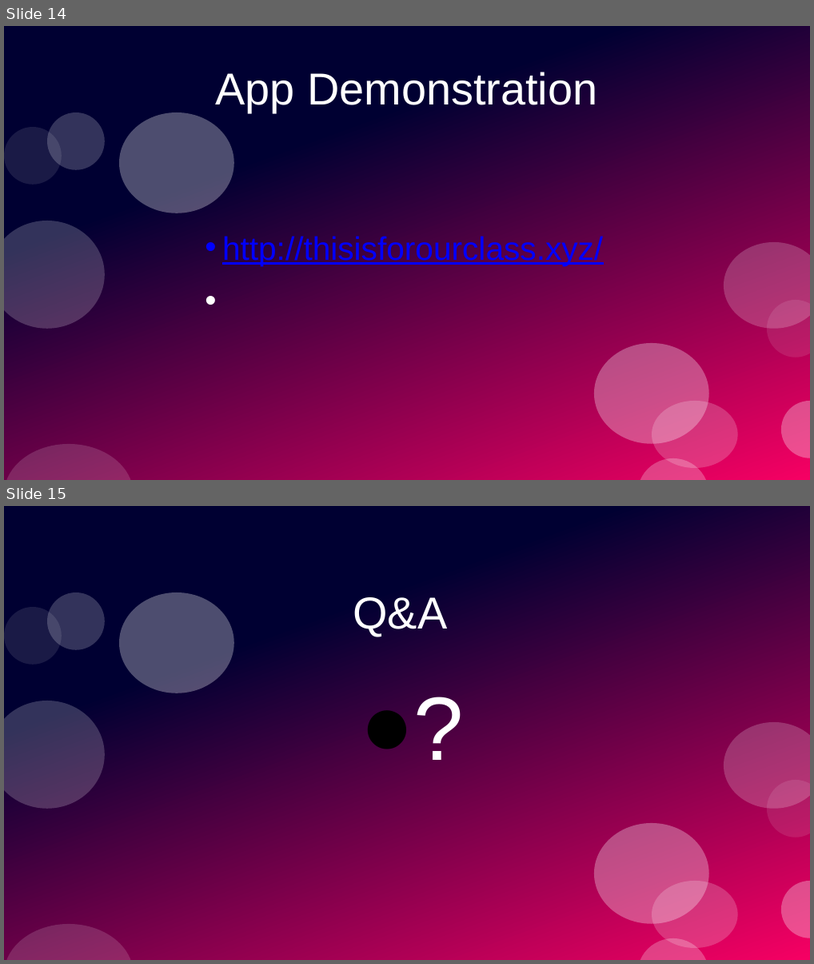
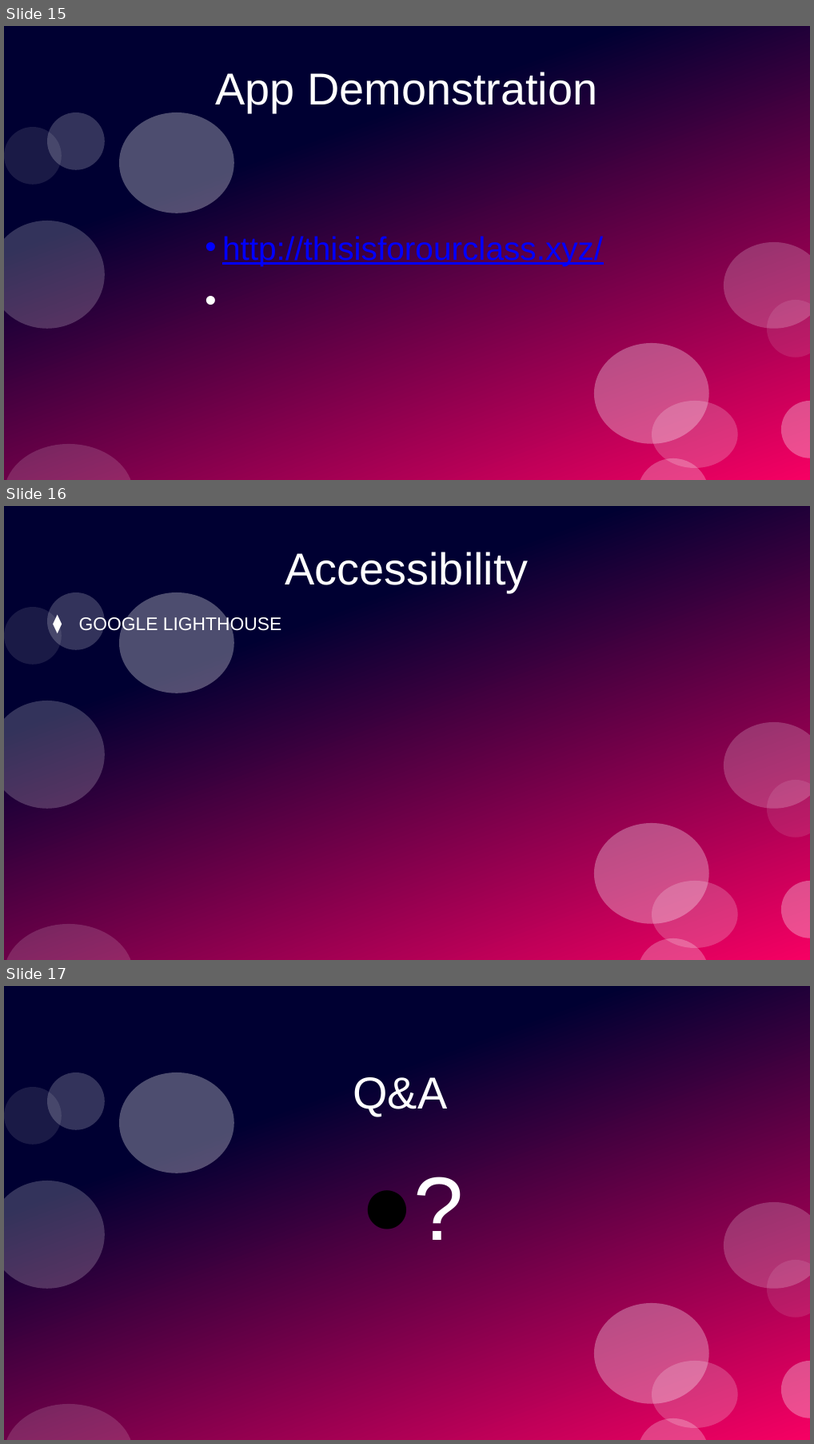
Before and after one commit to PrototypeProto/COP_4331_Small-Project, a slide deck: Pres.pptx. Shown one above the other, each under a label of ours: slides 14 and 15 before the commit, slides 15, 16 and 17 after it. The pictures are 814x964 and 814x1444 pixels, drawn with LibreOffice and Linux fonts; fonts in the diff are those of the drawing. Boxes give left, top, right and bottom in pixels: in the first picture for what was removed or moved away, otherwise in the second. Text is boxed around its words. In the diff, an @@ line names an element or a change of style, - is before the commit and + after.

```diff
--- a/Pres.pptx
+++ b/Pres.pptx
@@ slide 16 added at <box>4,506,810,960</box>, background #FFFFFF; not listed: 12 template elements that a slide beside it also shows @@
@@ title added at <box>286,552,529,592</box>, 44 pt, text #FFFFFF @@
+Accessibility
@@ text added at <box>79,616,282,635</box>, 18 pt, text #FFFFFF @@
+⧫ GOOGLE LIGHTHOUSE
@@ what was slide 14 is now slide 15 @@
@@ what was slide 15 is now slide 17 @@
```
Also in this commit, not shown: 1 slide changed, 1 other slide added.
